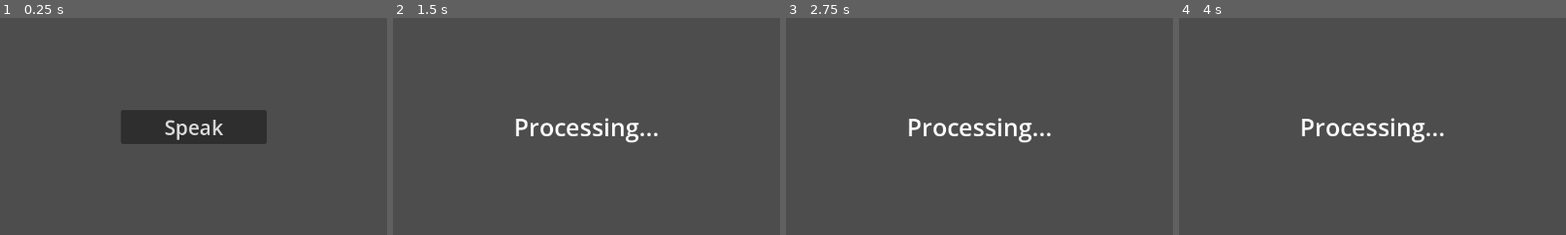
Above: before the commit, frames 1-4 (left to right).
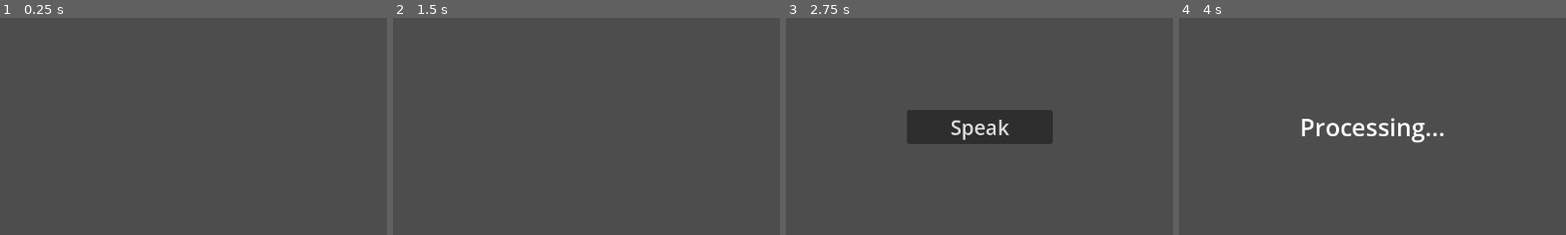
Above: after the commit, the same moments.

Repository: Skyvastern/the-aspiring-deva
Game: Godot game, scene res://main/main.tscn
Two runs of this game, one before a commit and one after it. Both use one fixed random seed, a clock stepped at 60 frames per second and the inputs below.
Inputs (mouse positions are % of the whole screen's width and height, from its top left):
- Up to frame 1 (0.25 s): no input
- Up to frame 2 (1.5 s): click (50, 50) at 0.5 s, where only the run before the commit has a clickable "Speak"; click (50, 50) at 1.25 s, where only the run before the commit has a clickable "Stop"
- Up to frame 3 (2.75 s): tap Enter (ui_accept) at 2, 2.1, 2.27, 2.57 s
- Up to frame 4 (4 s): click (50, 50) at 2.75 s, where only the run after the commit has a clickable "Speak"; click (50, 50) at 3.5 s, where only the run after the commit has a clickable "Stop"
The pictures show only the part of the screen within x 25-75%, y 25-75%; the shares and areas given below are measured in that part.

The runs differ from the first frame. In frame 1, 5.7% of the frame differs, in the area x 31-69%, y 42-59%; in frame 2, 1.2%; in frame 3, 5.7%; in frame 4, nothing differs.
Error before the commit: Trying to assign value of type 'Nil' to a variable of type 'Dictionary'. (res://main/api/speech_to_speech_api/speech_to_speech_api.gd:22)
Error after the commit: Trying to assign value of type 'Nil' to a variable of type 'Dictionary'. (res://main/api/speech_to_speech_api/speech_to_speech_api.gd:23)

Commit message:
Update frontend to track chat history using a separate npc scene

Diff:
--- a/frontend/main/api/speech_to_speech_api/speech_to_speech_api.gd
+++ b/frontend/main/api/speech_to_speech_api/speech_to_speech_api.gd
@@ -9,10 +9,11 @@
 	request_completed.connect(_on_request_completed)
 
 
-func make_request(audio_base64: String) -> void:
+func make_request(audio_base64: String, history: Array) -> void:
 	var headers: PackedStringArray = ["Content-Type: application/json"]
 	var request_payload: String = JSON.stringify({
-		"audio_base64": audio_base64
+		"audio_base64": audio_base64,
+		"history": history
 	})
 
 	request(URL, headers, HTTPClient.METHOD_POST, request_payload)
--- a/frontend/main/audio_record_auto/audio_record_auto.gd
+++ b/frontend/main/audio_record_auto/audio_record_auto.gd
@@ -32,8 +32,9 @@
 
 		var base64: String = _get_audio_base64()
 
-		Global.load_menu(
+		Global.load_scene(
 			self,
+			get_parent(),
 			npc_speak_auto_scene_path,
 			[
 				{
--- a/frontend/main/main.tscn
+++ b/frontend/main/main.tscn
@@ -1,10 +1,14 @@
 [gd_scene load_steps=3 format=3 uid="uid://bfawuhapwvy2u"]
 
 [ext_resource type="Script" path="res://main/main.gd" id="1_8mdjw"]
-[ext_resource type="PackedScene" uid="uid://b36061vqcjy15" path="res://main/audio_record_auto/audio_record_auto.tscn" id="2_kcgrm"]
+[ext_resource type="PackedScene" uid="uid://dl6ccnf5ec1qq" path="res://main/npc/npc.tscn" id="2_ncjub"]
 
-[node name="Main" type="Node" node_paths=PackedStringArray("audio_record")]
+[node name="Main" type="Node"]
 script = ExtResource("1_8mdjw")
-audio_record = NodePath("")
 
-[node name="AudioRecordAuto" parent="." instance=ExtResource("2_kcgrm")]
+[node name="NPC" parent="." instance=ExtResource("2_ncjub")]
+background_story = "You are a farmer living in the outskirts of Patliputra in the year 300 BCE. You are someone who hasn't see many travellers in your life.
+
+By nature you're a optimistic but a shy person.
+
+Give response in less than 100 words."
--- /dev/null
+++ b/frontend/main/npc/npc.gd
@@ -0,0 +1,46 @@
+extends Node
+class_name NPC
+
+var _history: Array
+@export_multiline var background_story: String
+@export var audio_record_auto_scene: PackedScene
+
+
+func _ready() -> void:
+	_setup()
+
+
+func _setup() -> void:
+	_history.append({
+		"role": "system",
+		"content": background_story
+	})
+
+
+func _process(_delta: float) -> void:
+	if get_child_count() > 0:
+		return
+
+	if Input.is_action_just_pressed("ui_accept"):
+		var audio_record_auto: AudioRecordAuto = audio_record_auto_scene.instantiate()
+		add_child(audio_record_auto)
+
+		Global.active_npc = self
+
+
+func get_history() -> Array:
+	return _history
+
+
+func add_player_message(message: String) -> void:
+	_history.append({
+		"role": "user",
+		"content": message
+	})
+
+
+func add_npc_message(message: String) -> void:
+	_history.append({
+		"role": "assistant",
+		"content": message
+	})
--- /dev/null
+++ b/frontend/main/npc/npc.tscn
@@ -0,0 +1,9 @@
+[gd_scene load_steps=3 format=3 uid="uid://dl6ccnf5ec1qq"]
+
+[ext_resource type="Script" path="res://main/npc/npc.gd" id="1_hyvfc"]
+[ext_resource type="PackedScene" uid="uid://b36061vqcjy15" path="res://main/audio_record_auto/audio_record_auto.tscn" id="2_0twg4"]
+
+[node name="NPC" type="Node"]
+script = ExtResource("1_hyvfc")
+background_story = "You are a helpful assistant."
+audio_record_auto_scene = ExtResource("2_0twg4")
--- a/frontend/main/npc/npc_speak_auto/npc_speak_auto.gd
+++ b/frontend/main/npc/npc_speak_auto/npc_speak_auto.gd
@@ -18,25 +18,34 @@
 
 
 func interpret(audio_base64: String) -> void:
-	speech_to_speech_api.make_request(audio_base64)
+	speech_to_speech_api.make_request(
+		audio_base64,
+		Global.active_npc.get_history()
+	)
 
 
 func _on_speech_to_speech_api_processed(json: Dictionary) -> void:
+	var audio_base64: String = json["audio_base64"]
+	var player_message: String = json["player_message"]
+	var npc_message: String = json["npc_message"]
+
 	# Update UI
 	status.visible = false
 	continue_btn.visible = true
 
 	# Set the subtitles
-	var subtitle: String = json["subtitle"]
-	subtitles_label.text = subtitle
+	subtitles_label.text = npc_message
 
 	# Play the audio
-	var audio_base64: String = json["audio_base64"]
 	var audio_data: PackedByteArray = Marshalls.base64_to_raw(audio_base64)
 	var audio_stream: AudioStreamOggVorbis = AudioStreamOggVorbis.load_from_buffer(audio_data)
 	audio_player.stream = audio_stream
 	audio_player.play()
 
+	# Update history
+	Global.active_npc.add_player_message(player_message)
+	Global.active_npc.add_npc_message(npc_message)
+
 
 func _on_continue_btn_pressed() -> void:
-	Global.load_menu(self, audio_record_auto_path, [])
+	Global.load_scene(self, get_parent(), audio_record_auto_path, [])
--- a/frontend/main/singletons/global/global.gd
+++ b/frontend/main/singletons/global/global.gd
@@ -1,7 +1,7 @@
 extends Node
 
 var main: Main
-
+var active_npc: NPC
 
 func save_file_to_disk(binary_data: PackedByteArray, output_path: String) -> void:
 	var file = FileAccess.open(output_path, FileAccess.WRITE)
@@ -20,3 +20,16 @@
 		menu.callv(fn_name, fn_args)
 
 	current_menu.queue_free()
+
+
+func load_scene(current_scene: Node, parent_scene: Node, new_scene_path: String, new_scene_callbacks: Array = []) -> void:
+	var res: Resource = load(new_scene_path)
+	var new_scene: Node = res.instantiate()
+	parent_scene.add_child(new_scene)
+
+	for fn in new_scene_callbacks:
+		var fn_name = fn["name"]
+		var fn_args = fn["args"]
+		new_scene.callv(fn_name, fn_args)
+
+	current_scene.queue_free()
